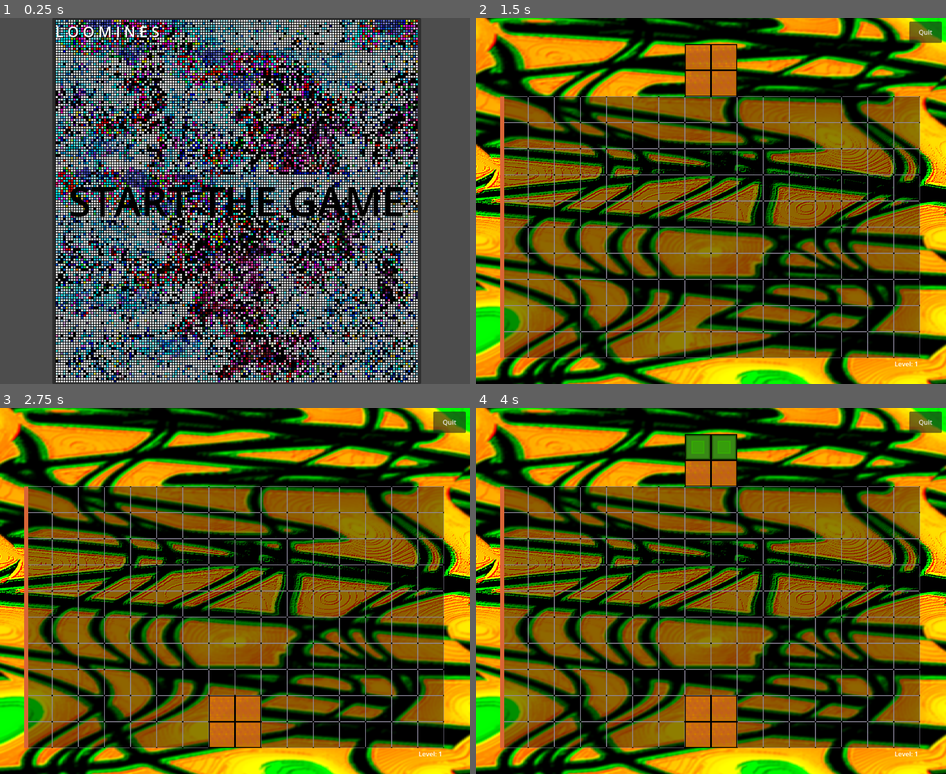
Above: before the commit, frames 1-4 (two rows, left to right).
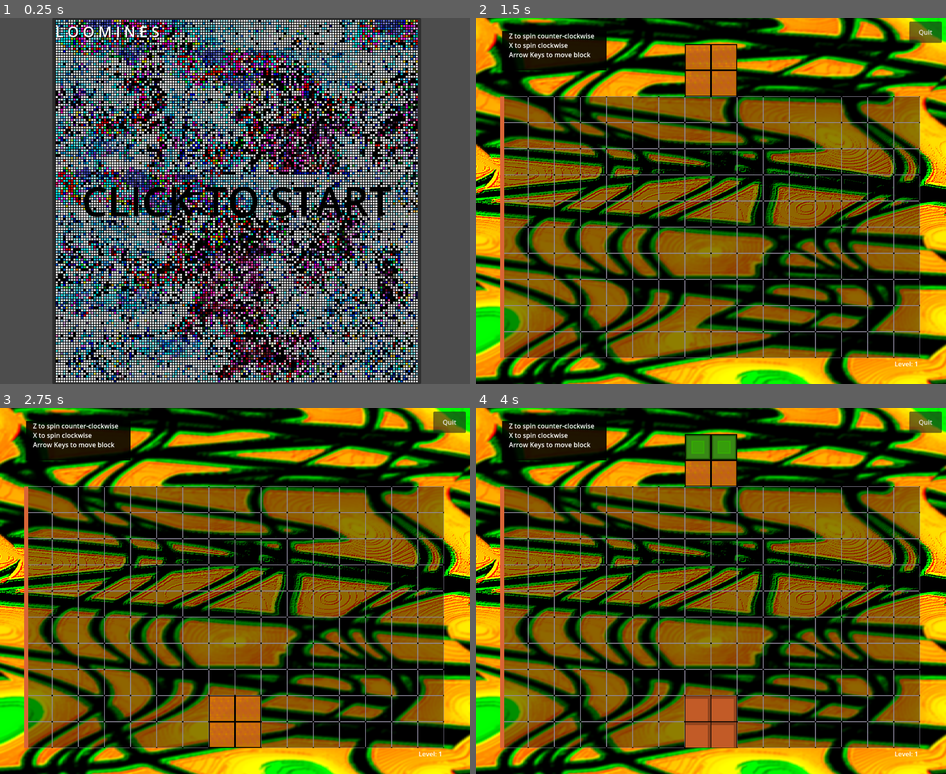
Above: after the commit, the same moments.

Repository: keithfarnham/Loomines
Game: Godot game, scene res://scenes/FrontEnd.tscn
Two runs of this game, one before a commit and one after it. Both use one fixed random seed, a clock stepped at 60 frames per second and the inputs below. Sound files missing from this copy of the repository are replaced by a short silence.
Inputs:
- Up to frame 1 (0.25 s): no input
- Up to frame 2 (1.5 s): click "START THE GAME" (after the commit: "CLICK TO START") at 0.5 s; hold X (RotateRight) from 1.28 s (still down)
- Up to frame 3 (2.75 s): tap Enter at 2 s; release X (RotateRight) at 2.03 s; hold Down (ui_down) from 2.03 s (still down)
- Up to frame 4 (4 s): release Down (ui_down) at 2.78 s; hold X (RotateRight) from 2.78 s (still down)

The runs differ from the first frame. In frame 1, 2.0% of the frame differs, in the area x 15-86%, y 46-55%; in frame 2, 2.0%; in frame 3, 2.0%; in frame 4, 2.7%, in the area x 5-56%, y 3-93%.
Error before the commit: Parse Error: Expected indented block after "if" block. (res://scripts/BoardUpdate.gd:29)

Commit message:
fixed matched block texture persisting

Diff:
--- a/default_bus_layout.tres
+++ b/default_bus_layout.tres
@@ -4,5 +4,6 @@
 resource_name = "SpectrumAnalyzer"
 
 [resource]
+bus/0/mute = true
 bus/0/effect/0/effect = SubResource("AudioEffectSpectrumAnalyzer_j3pel")
 bus/0/effect/0/enabled = true
--- a/scenes/FrontEnd.tscn
+++ b/scenes/FrontEnd.tscn
@@ -24,7 +24,7 @@
 theme_override_colors/icon_hover_color = Color(0.733992, 0.176282, 0.466528, 1)
 theme_override_colors/font_color = Color(0, 0, 0, 1)
 theme_override_font_sizes/font_size = 100
-text = "START THE GAME"
+text = "CLICK TO START"
 icon = ExtResource("2_x43jl")
 icon_alignment = 1
 expand_icon = true
--- a/scenes/MainScene.tscn
+++ b/scenes/MainScene.tscn
@@ -6,6 +6,7 @@
 [ext_resource type="Script" uid="uid://bk7msmtw2ns4h" path="res://scripts/BoardUpdate.gd" id="2_fiega"]
 [ext_resource type="Script" uid="uid://boluwdwuuh54n" path="res://scripts/ClearingLine.gd" id="3_xbdd4"]
 [ext_resource type="Texture2D" uid="uid://bj2t5saxryng3" path="res://art/test_textures/poisebois_level1.png" id="6_pn7l4"]
+[ext_resource type="Script" uid="uid://b6t1e33h6t48a" path="res://scripts/ControlTutorial.gd" id="7_1wiy7"]
 
 [sub_resource type="TileSetAtlasSource" id="TileSetAtlasSource_0csep"]
 texture = ExtResource("1_kny2m")
@@ -159,3 +160,30 @@
 offset_bottom = 61.0
 text = "Quit"
 metadata/_edit_use_anchors_ = true
+
+[node name="ControlsBackground" type="ColorRect" parent="."]
+offset_left = 64.0
+offset_top = 32.0
+offset_right = 320.0
+offset_bottom = 128.0
+color = Color(0, 0, 0, 0.878431)
+script = ExtResource("7_1wiy7")
+metadata/_edit_use_anchors_ = true
+
+[node name="ControlsText" type="RichTextLabel" parent="ControlsBackground"]
+layout_mode = 1
+anchors_preset = 15
+anchor_right = 1.0
+anchor_bottom = 1.0
+grow_horizontal = 2
+grow_vertical = 2
+text = "	Z to spin counter-clockwise
+	X to spin clockwise
+	Arrow Keys to move block"
+
+[node name="ControlsTimer" type="Timer" parent="ControlsBackground"]
+wait_time = 15.0
+one_shot = true
+autostart = true
+
+[connection signal="timeout" from="ControlsBackground/ControlsTimer" to="ControlsBackground" method="_on_controls_timer_timeout"]
--- a/scenes/MatchOrbitScene.tscn
+++ b/scenes/MatchOrbitScene.tscn
@@ -1,7 +1,8 @@
-[gd_scene load_steps=34 format=3 uid="uid://yjp8cm1c0que"]
+[gd_scene load_steps=35 format=3 uid="uid://yjp8cm1c0que"]
 
 [ext_resource type="Texture2D" uid="uid://cenpuwke2rmyy" path="res://art/match_orbit.png" id="1_j8rbp"]
 [ext_resource type="Script" uid="uid://cqeno0cryswj8" path="res://scripts/OrbitSprite.gd" id="2_rio5o"]
+[ext_resource type="Script" uid="uid://b6t1e33h6t48a" path="res://scripts/ControlTutorial.gd" id="3_5w043"]
 
 [sub_resource type="AtlasTexture" id="AtlasTexture_ou8qk"]
 atlas = ExtResource("1_j8rbp")
@@ -229,3 +230,30 @@
 frame = 29
 frame_progress = 1.0
 script = ExtResource("2_rio5o")
+
+[node name="ControlsBackground" type="ColorRect" parent="."]
+offset_left = 64.0
+offset_top = 32.0
+offset_right = 320.0
+offset_bottom = 128.0
+color = Color(0, 0, 0, 0.878431)
+script = ExtResource("3_5w043")
+metadata/_edit_use_anchors_ = true
+
+[node name="ControlsText" type="RichTextLabel" parent="ControlsBackground"]
+layout_mode = 1
+anchors_preset = 15
+anchor_right = 1.0
+anchor_bottom = 1.0
+grow_horizontal = 2
+grow_vertical = 2
+text = "	Z to spin clockwise
+	X to spin counter-clockwise
+	Arrow Keys to move block"
+
+[node name="ControlsTimer" type="Timer" parent="ControlsBackground"]
+wait_time = 15.0
+one_shot = true
+autostart = true
+
+[connection signal="timeout" from="ControlsBackground/ControlsTimer" to="ControlsBackground" method="_on_controls_timer_timeout"]
--- a/scripts/BoardData.gd
+++ b/scripts/BoardData.gd
@@ -225,7 +225,13 @@
 		for dir in MATCH_DIR_VALUES[matchDirKey]:
 			var checkPos = gridIndex + dir
 			if is_valid(checkPos):
-				set_state(checkPos, CellData.CellState.MATCHED)
+				if CellGrid[checkPos.x][checkPos.y].state != CellData.CellState.MATCHED:
+					print("[matching_square_scan] setting up matching orbit anim with gridIndex at " + str(gridIndex))
+					var orbitSpriteInstance = matchOrbitScene.instantiate() as AnimatedSprite2D
+					orbitSpriteInstance.global_position = Vector2(BoardData.grid_to_orbit_pos( gridIndex ))
+					orbitSpriteInstance.play("orbit")
+					add_child(orbitSpriteInstance)
+					set_state(checkPos, CellData.CellState.MATCHED)
 
 	#first loop to get rightmost matching shape in gridIndex cached, then propogate
 	for matchDirKey in matchDirKeys:
--- a/scripts/BoardUpdate.gd
+++ b/scripts/BoardUpdate.gd
@@ -27,7 +27,7 @@
 						BoardData.CellGrid[w][h].sprite.position.y += delta * 720
 				CellData.CellState.TO_FALL:
 					if distanceToFall == 0:
-					print("[falling_blocks_update] ERROR distance to fall shouldn't be 0, this cell probably shouldn't be set to fall")
+						print("[falling_blocks_update] ERROR distance to fall shouldn't be 0, this cell probably shouldn't be set to fall")
 
 					if h + distanceToFall > BoardData.GRID_HEIGHT:
 						print("[falling_blocks_update] ERROR trying to make a block fall below the border, resetting distanceToFall to 0 in attempt to avoid problems")
@@ -37,7 +37,7 @@
 					BoardData.CellGrid[w][h + distanceToFall] = BoardData.CellGrid[w][h]
 					BoardData.CellGrid[w][h] = CellData.new()
 					print("[falling_blocks_update] Cell at " + str(Vector2i(w, h)) + " will fall to " + str(Vector2i(w, h + distanceToFall)))
-				Default:
+				_:
 					#if cell isn't currently falling, check if it should fall
 					BoardData.cell_fall_scan(Vector2i(w, h))
 
@@ -54,6 +54,26 @@
 		BoardData.set_state(Vector2i(gridIndex.x, gridIndex.y), CellData.CellState.CLEARING)
 
 func clear_blocks_update(gridIndex : Vector2i):
+	#check if cells in matching shape didn't touch the clearing line and revert their texture
+	if gridIndex.x - 1 >= 0 \
+	and BoardData.CellGrid[gridIndex.x - 1][gridIndex.y].matchingShape == BoardData.CellGrid[gridIndex.x][gridIndex.y].matchingShape \
+	and BoardData.CellGrid[gridIndex.x - 1][gridIndex.y].clearLineTouched == false:
+		BoardData.set_state(Vector2i(gridIndex.x - 1, gridIndex.y), CellData.CellState.NONE)
+		BoardData.CellGrid[gridIndex.x - 1][gridIndex.y].matchingShape = Vector2i(-1,-1)
+		BoardData.CellGrid[gridIndex.x - 1][gridIndex.y].sprite.texture = BoardData.get_cell_color_atlas_texture(BoardData.get_texture_atlas_index_for_level(BoardData.CellGrid[gridIndex.x - 1][gridIndex.y].color))
+	if gridIndex.y - 1 >= 0 \
+	and BoardData.CellGrid[gridIndex.x][gridIndex.y - 1].matchingShape == BoardData.CellGrid[gridIndex.x][gridIndex.y].matchingShape \
+	and BoardData.CellGrid[gridIndex.x][gridIndex.y - 1].clearLineTouched == false:
+		BoardData.set_state(Vector2i(gridIndex.x, gridIndex.y - 1), CellData.CellState.NONE)
+		BoardData.CellGrid[gridIndex.x][gridIndex.y - 1].matchingShape = Vector2i(-1,-1)
+		BoardData.CellGrid[gridIndex.x][gridIndex.y - 1].sprite.texture = BoardData.get_cell_color_atlas_texture(BoardData.get_texture_atlas_index_for_level(BoardData.CellGrid[gridIndex.x][gridIndex.y - 1].color))
+	if gridIndex.x - 1 >= 0 and gridIndex.y - 1 >= 0 \
+	and BoardData.CellGrid[gridIndex.x - 1][gridIndex.y - 1].matchingShape == BoardData.CellGrid[gridIndex.x][gridIndex.y].matchingShape \
+	and BoardData.CellGrid[gridIndex.x - 1][gridIndex.y - 1].clearLineTouched == false:
+		BoardData.set_state(Vector2i(gridIndex.x - 1, gridIndex.y - 1), CellData.CellState.NONE)
+		BoardData.CellGrid[gridIndex.x - 1][gridIndex.y - 1].matchingShape = Vector2i(-1,-1)
+		BoardData.CellGrid[gridIndex.x - 1][gridIndex.y - 1].sprite.texture = BoardData.get_cell_color_atlas_texture(BoardData.get_texture_atlas_index_for_level(BoardData.CellGrid[gridIndex.x - 1][gridIndex.y - 1].color))
+	#clear the cell
 	BoardData.clear_cell(Vector2i(gridIndex.x, gridIndex.y))
 
 func matching_blocks_scan():
--- /dev/null
+++ b/scripts/ControlTutorial.gd
@@ -0,0 +1,5 @@
+extends ColorRect
+
+func _on_controls_timer_timeout():
+	visible = false
+	queue_free()
--- a/scripts/audio_vis_test copy.gdshader
+++ /dev/null
@@ -1,36 +0,0 @@
-shader_type canvas_item;
-
-const int VU_COUNT = 30;
-//const float segment_count = 40.0;
-
-uniform float[VU_COUNT] freq_data;
-
-float sdCircle( vec2 p, float r )
-{
-    return length(p) - r;
-}
-
-void fragment() {
-	vec2 uv = UV;
-	uv.y = 1.0 - uv.y;
-	float vu_count = float(VU_COUNT);
-	//vec2 pos = vec2(floor(uv.x * vu_count) / vu_count, floor(uv.y * segment_count) / segment_count);
-	vec2 pos = vec2(0.0, 0.0);
-	float fft = freq_data[int(uv.x * vu_count)];
-	vec3 color = mix(vec3(0.0, 2.0, 1.0), vec3(2.0, 0.0, 0.0), sqrt(uv.y));
-	float mask = pos.y < fft ? 1.0 : 0.1;
-	//vec2 dist = fract((uv - pos) * vec2(vu_count, segment_count)) - 0.5;
-	float led = smoothstep(0.5, 0.35, abs(pos.x)) * smoothstep(0.5, 0.35, abs(pos.y));
-	COLOR = vec4(led * color * mask, 1.0);
-}
-
-// void fragment() {
-// 	vec2 uv = UV;
-// 	uv = uv * 2.0 - vec2(1.0); // Transform UV to range [-1, 1]
-
-// 	float circle = sdCircle(uv, 0.5); // Call sdCircle with radius 0.5
-// 	float alpha = smoothstep(0.01, 0.0, circle); // Smooth transition for the circle edge
-
-// 	vec3 color = vec3(0.0, 0.5, 1.0); // Set circle color
-// 	COLOR = vec4(color, alpha); // Output color with alpha for the circle
-// }
--- a/scripts/audio_vis_test.gdshader
+++ /dev/null
@@ -1,36 +0,0 @@
-shader_type canvas_item;
-
-const int VU_COUNT = 30;
-const float segment_count = 40.0;
-
-uniform float[VU_COUNT] freq_data;
-
-float sdCircle( vec2 p, float r )
-{
-    return length(p) - r;
-}
-
-void fragment() {
-	vec2 uv = UV;
-	uv.y = 1.0 - uv.y;
-	float vu_count = float(VU_COUNT);
-	vec2 pos = vec2(floor(uv.x * vu_count) / vu_count, floor(uv.y * segment_count) / segment_count);
-	//vec2 pos = vec2(0.0, 0.0);
-	float fft = freq_data[int(uv.x * vu_count)];
-	vec3 color = mix(vec3(0.0, 2.0, 1.0), vec3(2.0, 0.0, 0.0), sqrt(uv.y));
-	float mask = pos.y < fft ? 1.0 : 0.1;
-	//vec2 dist = fract((uv - pos) * vec2(vu_count, segment_count)) - 0.5;
-	float led = smoothstep(0.5, 0.35, abs(pos.x)) * smoothstep(0.5, 0.35, abs(pos.y));
-	COLOR = vec4(led * color * mask, 1.0);
-}
-
-// void fragment() {
-// 	vec2 uv = UV;
-// 	uv = uv * 2.0 - vec2(1.0); // Transform UV to range [-1, 1]
-
-// 	float circle = sdCircle(uv, 0.5); // Call sdCircle with radius 0.5
-// 	float alpha = smoothstep(0.01, 0.0, circle); // Smooth transition for the circle edge
-
-// 	vec3 color = vec3(0.0, 0.5, 1.0); // Set circle color
-// 	COLOR = vec4(color, alpha); // Output color with alpha for the circle
-// }
Not shown: 1 places in scenes/MainScene.tscn that only renumber resources
Not shown, added: scripts/ControlTutorial.gd.uid
Not shown, removed: scripts/audio_vis_test copy.gdshader.uid
Not shown, removed: scripts/audio_vis_test.gdshader.uid
